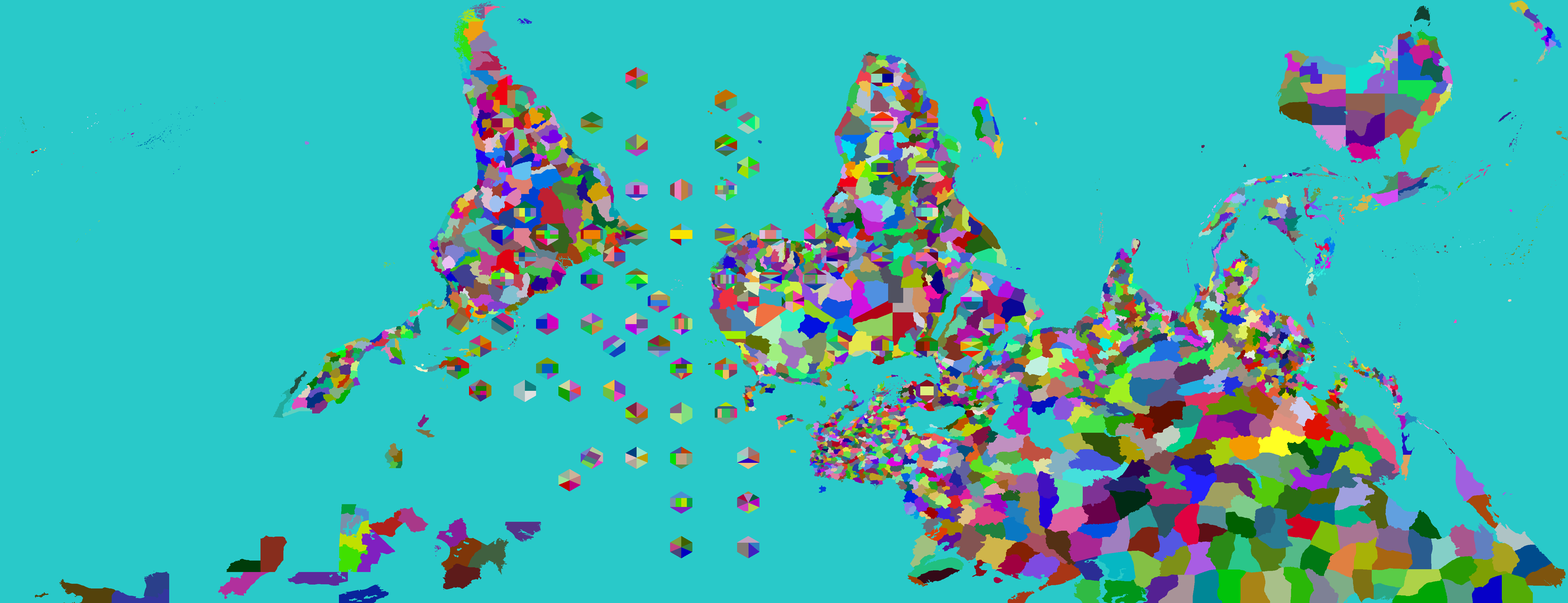
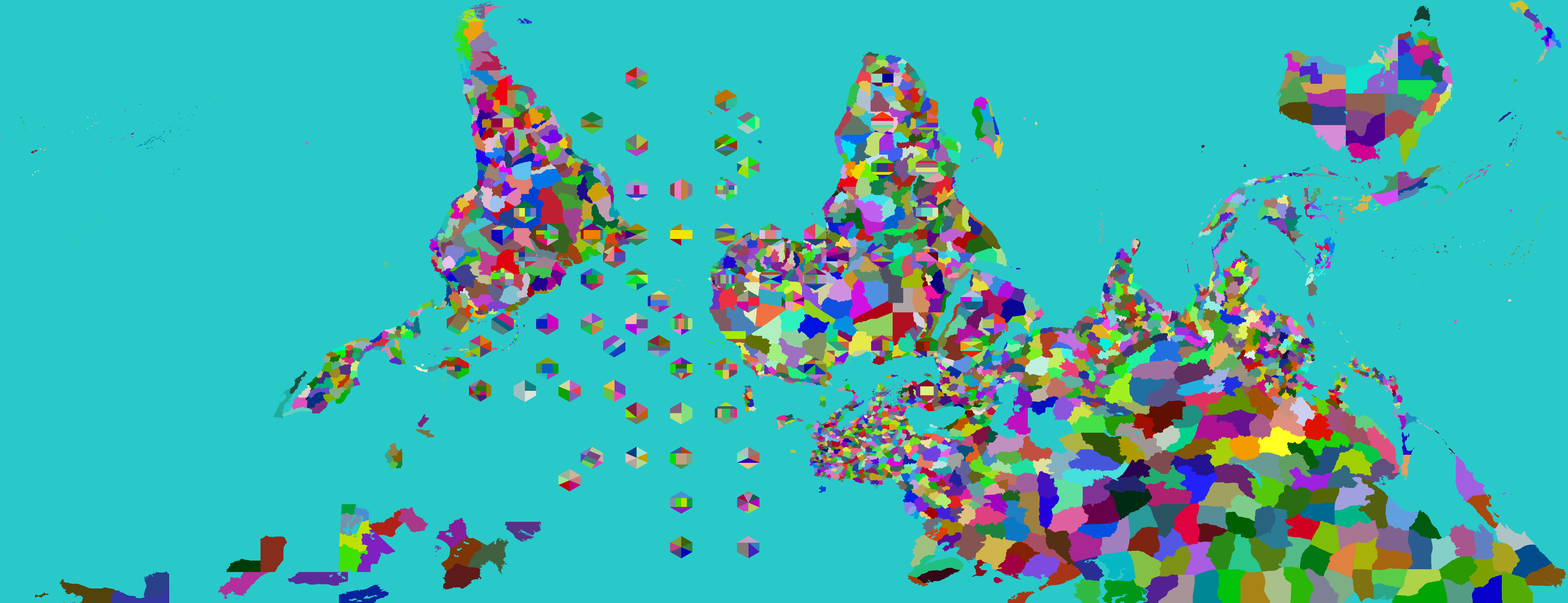
Layers edited between the first and the second 1568×603 image:
painted on "Provinces" over left=750, top=357, right=827, bottom=395
